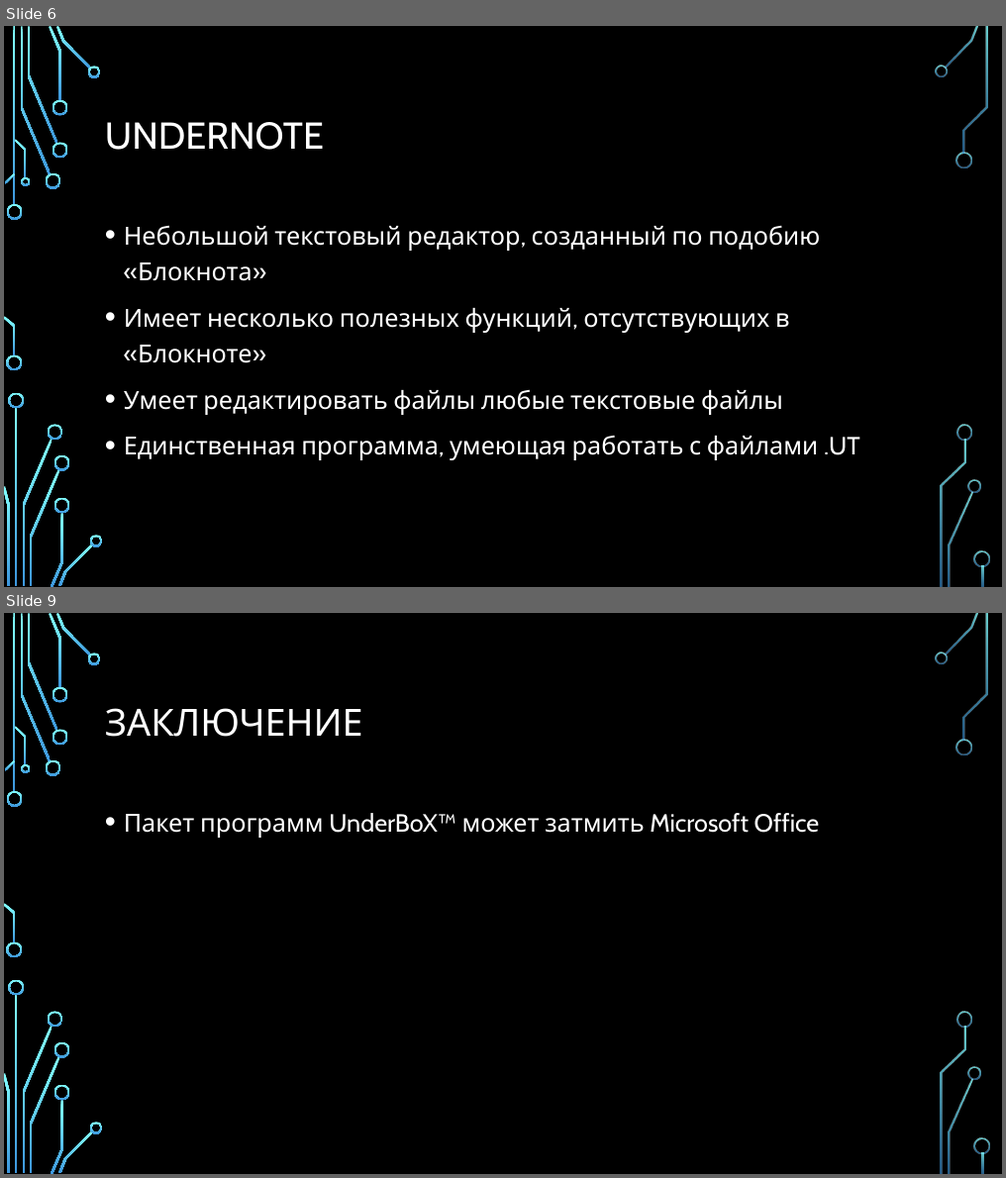
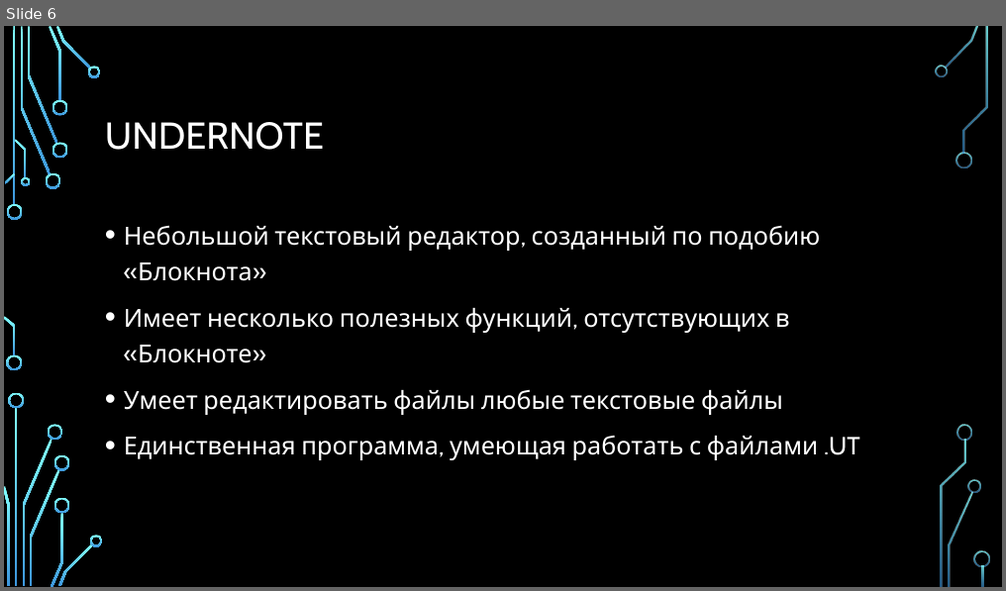
Before and after one commit to Akimeo/UnderTest, a slide deck: UnderBoX.pptx. Shown one above the other, each under a label of ours: slides 6 and 9 before the commit, slide 6 after it; the slides between them are not shown. The pictures are 1006x1178 and 1006x591 pixels, drawn with LibreOffice and Linux fonts; fonts in the diff are those of the drawing; background and template pictures are left out. Boxes give left, top, right and bottom in pixels: in the first picture for what was removed or moved away, otherwise in the second. Text is boxed around its words. In the diff, an @@ line names an element or a change of style, - is before the commit and + after.

```diff
--- a/UnderBoX.pptx
+++ b/UnderBoX.pptx
@@ slide 9 removed at box(4, 613, 1002, 1174), background picture (left out); not listed: 36 template elements that a slide beside it also shows @@
@@ title removed at box(105, 708, 363, 737) @@
-ЗАКЛЮЧЕНИЕ
@@ text removed at box(124, 813, 820, 838) @@
-• Пакет программ UnderBoX™ может затмить Microsoft Office
```
Also in this commit, not shown: 3 slides changed, 1 slide added, 1 other slide removed.
